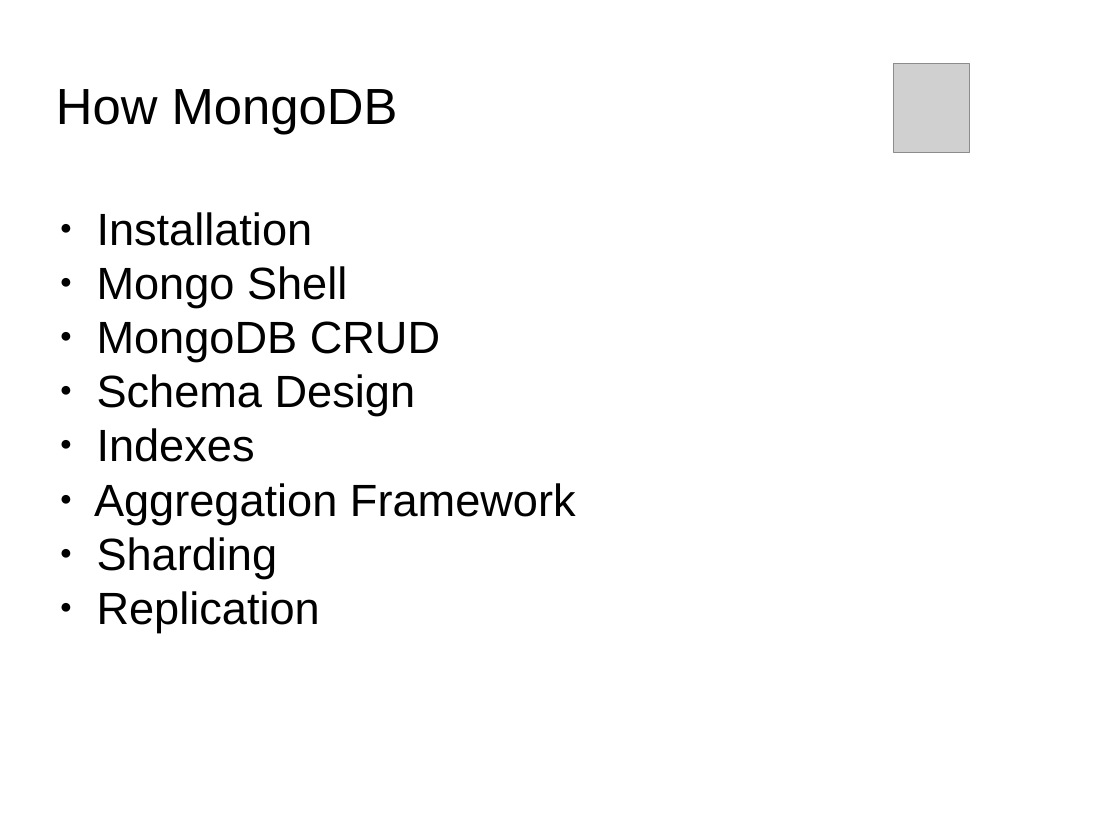
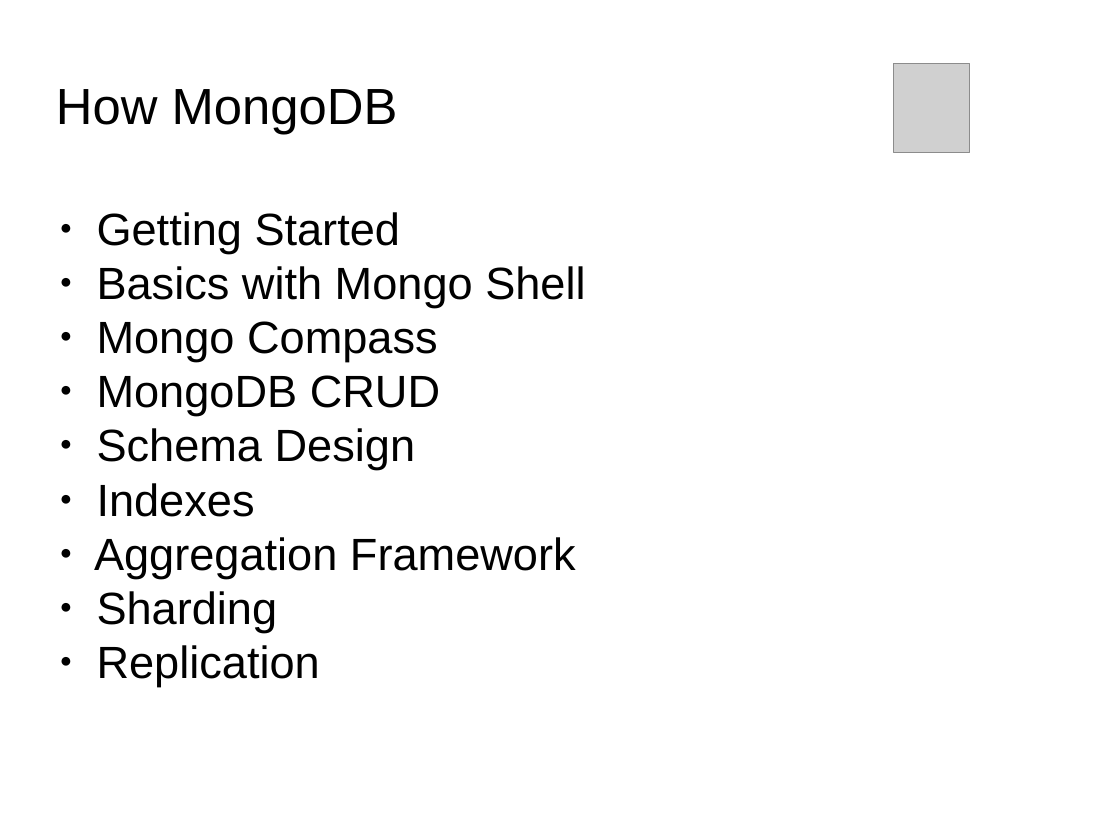
Before and after one commit to Bhakti/mongo_session, a slide deck: slide 10 of MongoDB_Session.odp (slide 9 before the commit). Drawn at 1120x840 pixels with LibreOffice and Linux fonts; fonts in the diff are those of the drawing; grey boxes stand for pictures; background and template pictures are left out. Boxes give left, top, right and bottom in pixels: in the first picture for what was removed or moved away, otherwise in the second. Text is boxed around its words. In the diff, an @@ line names an element or a change of style, - is before the commit and + after.

```diff
--- a/MongoDB_Session.odp
+++ b/MongoDB_Session.odp
@@ subtitle at (97,212,585,362): text changed @@
-● Installation
-● Mongo Shell
+● Getting Started
+● Basics with Mongo Shell
+● Mongo Compass
```
Also in this commit, not shown: 4 other slides changed, 3 slides added, 2 slides removed, 2 other files.
